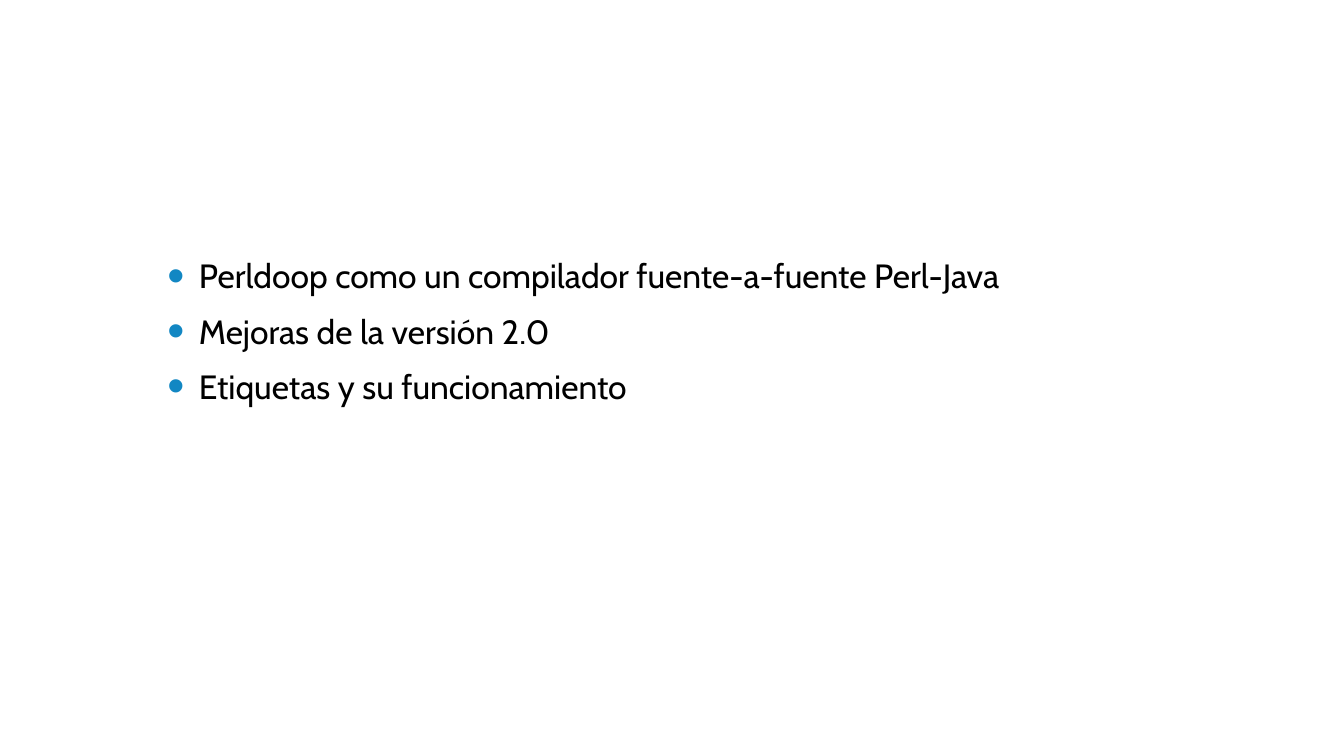
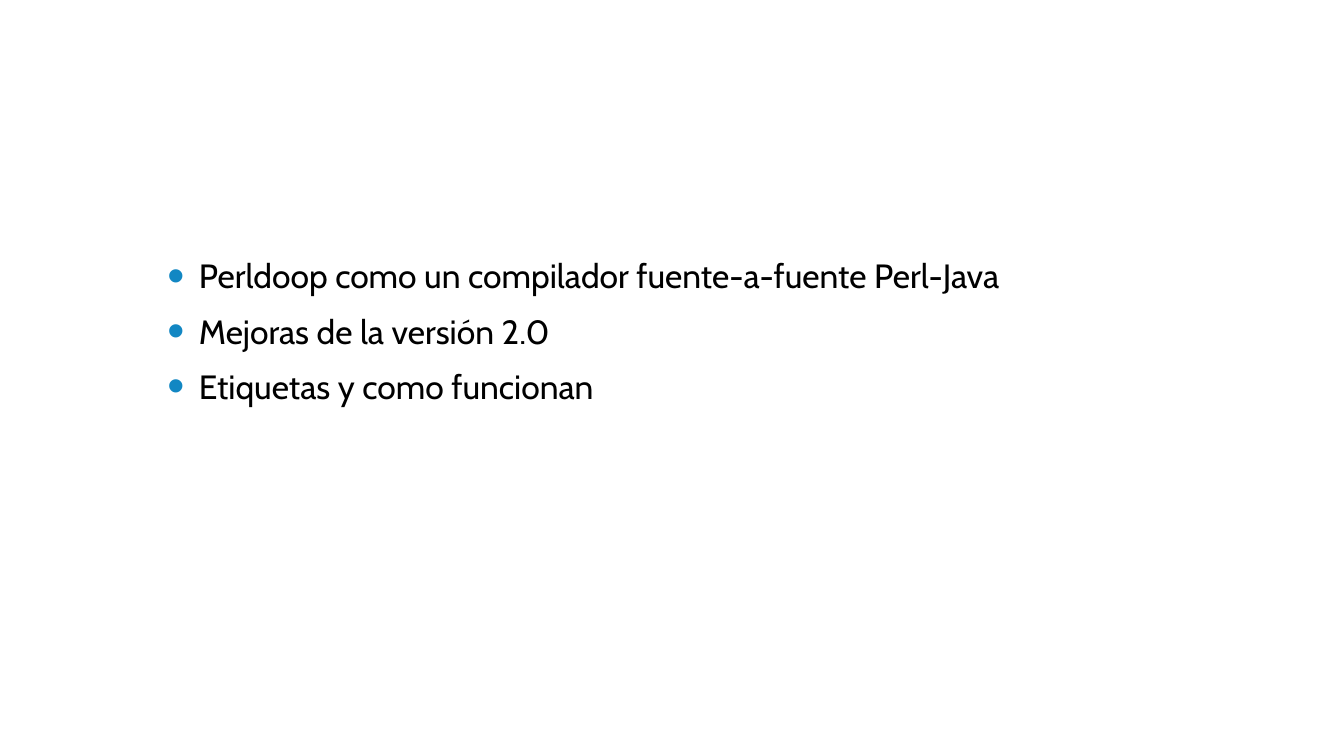
Before and after one commit to cesarpomar/Perldoop2-tfg, a slide deck: slide 4 of doc/Presentacion.pptx (slide 3 before the commit). Drawn at 1344x756 pixels with LibreOffice and Linux fonts; fonts in the diff are those of the drawing; background and template pictures are left out. Boxes give left, top, right and bottom in pixels: in the first picture for what was removed or moved away, otherwise in the second. Text is boxed around its words. In the diff, an @@ line names an element or a change of style, - is before the commit and + after.

```diff
--- a/doc/Presentacion.pptx
+++ b/doc/Presentacion.pptx
@@ text at bbox=[199, 373, 593, 407]: text changed @@
-• Etiquetas y su funcionamiento
+• Etiquetas y como funcionan
```
Also in this commit, not shown: 6 other slides changed, 17 slides added, 2 other files.
